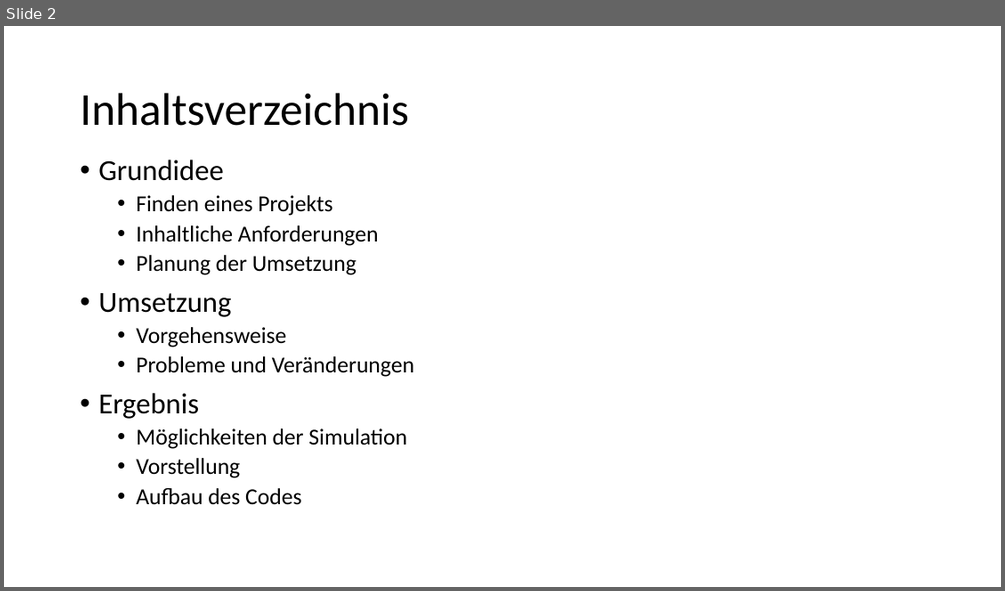
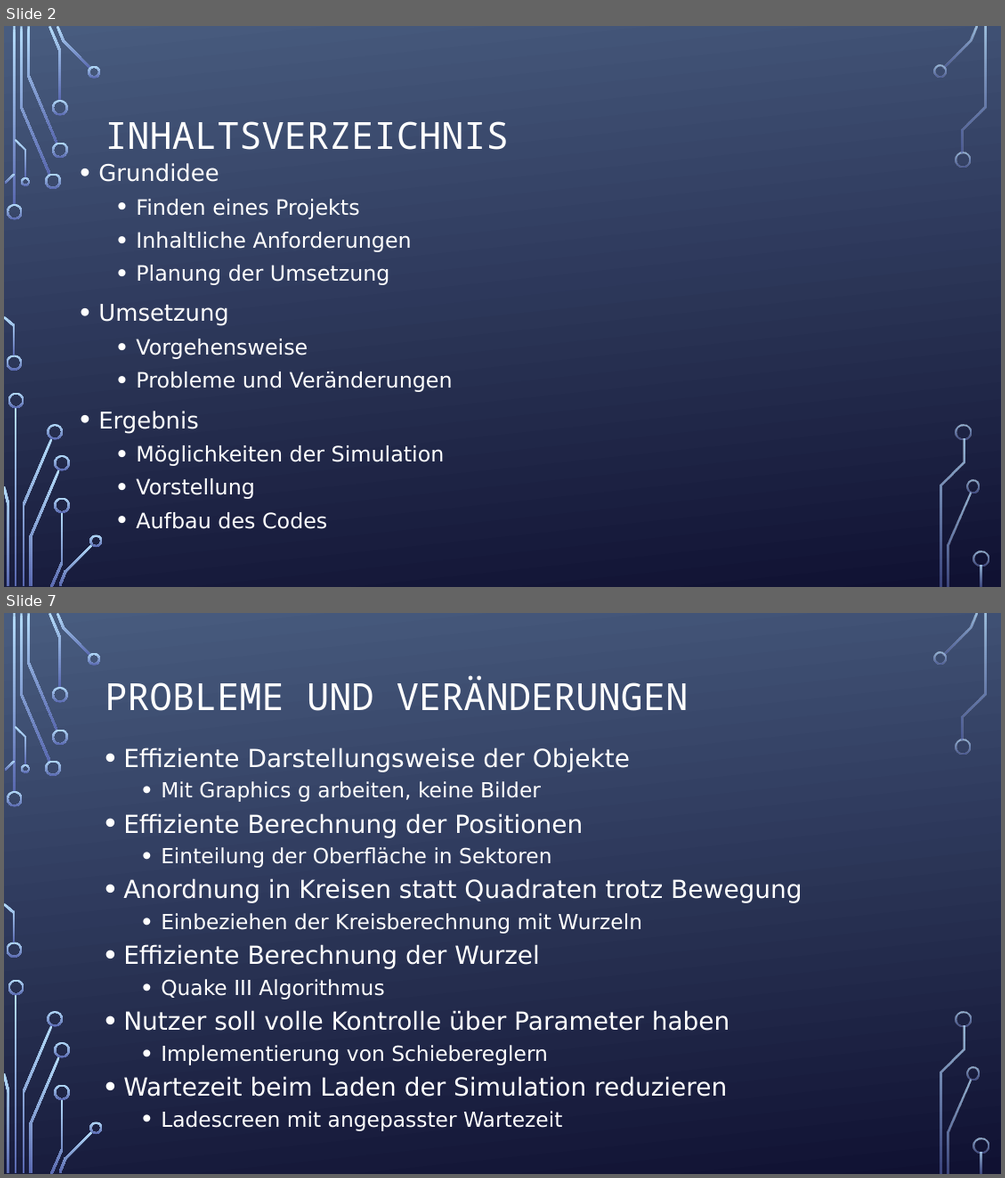
Before and after one commit to Sytoplis/InfProjekt2022, a slide deck: Präsentation Projektarbeit.pptx. Shown one above the other, each under a label of ours: slide 2 before the commit, slides 2 and 7 after it; the slides between them are not shown. The pictures are 1005x591 and 1005x1178 pixels, drawn with LibreOffice and Linux fonts; fonts in the diff are those of the drawing; background and template pictures are left out. Boxes give left, top, right and bottom in pixels: in the first picture for what was removed or moved away, otherwise in the second. Text is boxed around its words. In the diff, an @@ line names an element or a change of style, - is before the commit and + after.

```diff
--- a/Präsentation Projektarbeit.pptx
+++ b/Präsentation Projektarbeit.pptx
@@ slide 7 added at bbox=[4, 613, 1001, 1174], background picture (left out); not listed: 36 template elements that a slide beside it also shows @@
@@ title added at bbox=[105, 675, 688, 711], 36 pt, text #FFFFFF @@
+PROBLEME UND VERÄNDERUNGEN
@@ text added at bbox=[123, 747, 802, 1131], 24 pt, text #FFFFFF @@
+• Effiziente Darstellungsweise der Objekte
+  • Mit Graphics g arbeiten, keine Bilder
+• Effiziente Berechnung der Positionen
+  • Einteilung der Oberfläche in Sektoren
+• Anordnung in Kreisen statt Quadraten trotz Bewegung
+  • Einbeziehen der Kreisberechnung mit Wurzeln
+• Effiziente Berechnung der Wurzel
+  • Quake III Algorithmus
+• Nutzer soll volle Kontrolle über Parameter haben
+  • Implementierung von Schiebereglern
+• Wartezeit beim Laden der Simulation reduzieren
+  • Ladescreen mit angepasster Wartezeit
@@ slide 2 changed as well @@
@@ background #FFFFFF to picture (left out) @@
@@ title at bbox=[105, 121, 509, 150]: text changed; size 44 to 36 pt; font Calibri to Noto Sans Mono; text colour #000000 to #FFFFFF @@
-Inhaltsverzeichnis
+INHALTSVERZEICHNIS
@@ text "Grundidee" at bbox=[98, 163, 453, 529]: size 28 to 22.2 pt in "Grundidee", "Umsetzung", "Ergebnis"; font Calibri to DejaVu Sans, text colour #000000 to #FFFFFF; size 22 to 20.4 pt in "Finden eines Projekts", "Inhaltliche Anforderungen", "Planung der Umsetzung", "Vorgehensweise" and 4 more places; line spacing 0.9 to 1.1 @@
@@ group added at bbox=[4, 26, 989, 587]: 33 freeform shapes, 3 rectangles @@
```
Also in this commit, not shown: 2 other slides changed, 6 other slides added, 7 slides removed.
